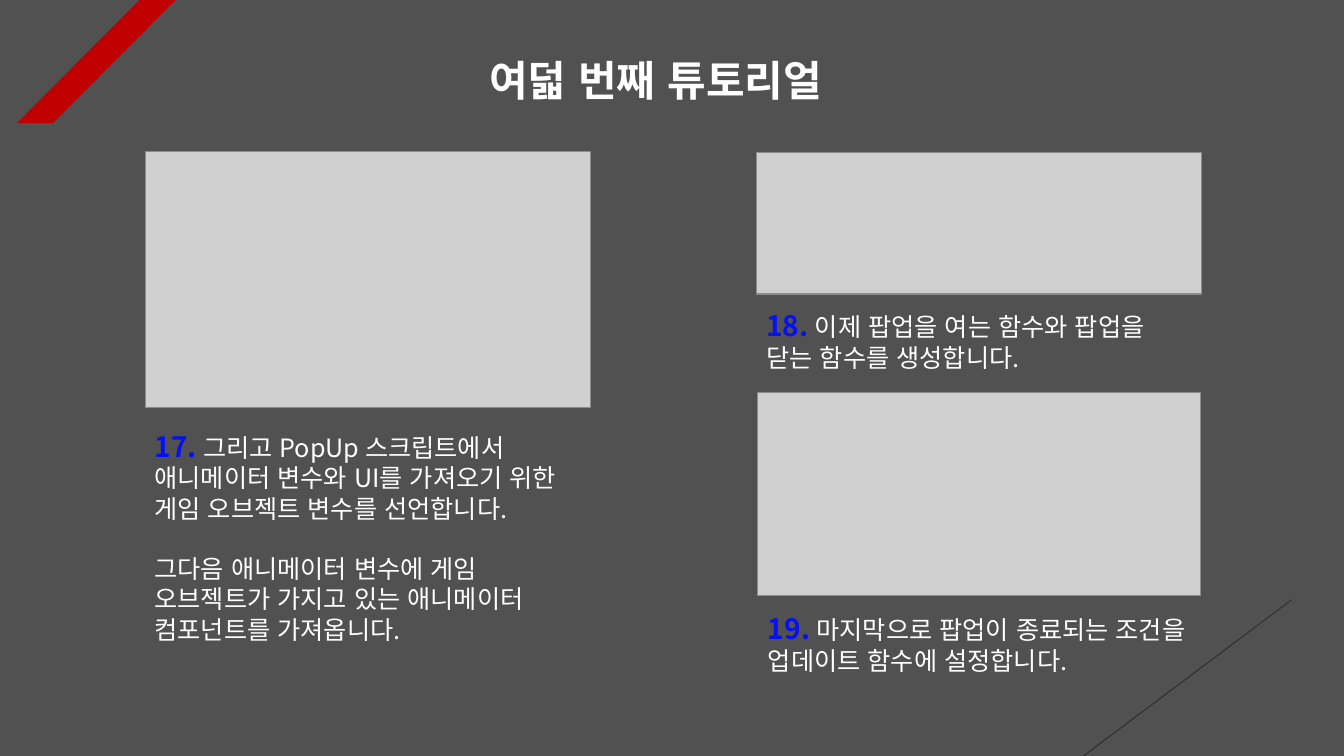
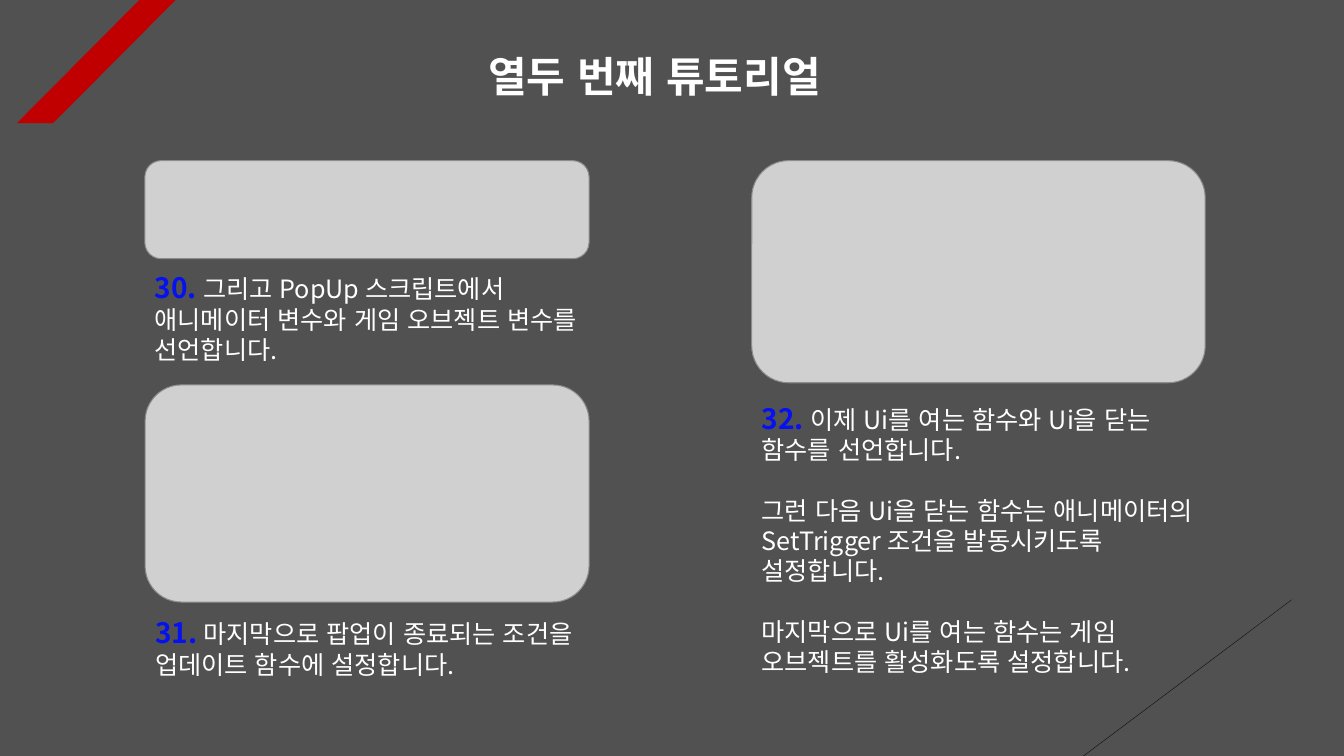
Before and after one commit to Unity2033/3D-UnityEngine, a slide deck: slide 12 of Assets/Class/Animation Clip/PPT Data/Animation Clip Example.pptx (slide 8 before the commit). Drawn at 1344x756 pixels with LibreOffice and Linux fonts; fonts in the diff are those of the drawing; grey boxes stand for pictures. Boxes give left, top, right and bottom in pixels: in the first picture for what was removed or moved away, otherwise in the second. Text is boxed around its words. In the diff, an @@ line names an element or a change of style, - is before the commit and + after.

```diff
--- a/Assets/Class/Animation Clip/PPT Data/Animation Clip Example.pptx
+++ b/Assets/Class/Animation Clip/PPT Data/Animation Clip Example.pptx
@@ text at <box>488,57,820,96</box>: text changed @@
-여덟 번째 튜토리얼
+열두 번째 튜토리얼
@@ picture removed at <box>145,152,590,408</box> @@
@@ picture added at <box>145,160,590,258</box> @@
@@ picture: place and size @@
-picture at <box>757,152,1202,293</box>
+picture at <box>752,160,1206,382</box>
@@ text added at <box>155,277,577,361</box>, 18 pt, text #FFFFFF @@
+30. 그리고 PopUp 스크립트에서 애니메이터 변수와 게임 오브젝트 변수를 선언합니다.
@@ text removed at <box>766,315,1145,369</box> @@
-18. 이제 팝업을 여는 함수와 팝업을 닫는 함수를 생성합니다.
@@ picture added at <box>145,385,589,602</box> @@
@@ picture removed at <box>758,392,1201,596</box> @@
@@ text added at <box>762,408,1193,673</box>, 18 pt, text #FFFFFF @@
+32. 이제 Ui를 여는 함수와 Ui을 닫는 함수를 선언합니다.
+그런 다음 Ui을 닫는 함수는 애니메이터의 SetTrigger 조건을 발동시키도록 설정합니다.
+마지막으로 Ui를 여는 함수는 게임 오브젝트를 활성화도록 설정합니다.
@@ text removed at <box>155,436,556,641</box> @@
-17. 그리고 PopUp 스크립트에서 애니메이터 변수와 UI를 가져오기 위한 게임 오브젝트 변수를 선언합니다.
-그다음 애니메이터 변수에 게임 오브젝트가 가지고 있는 애니메이터 컴포넌트를 가져옵니다.
@@ text at <box>155,622,573,676</box>: text changed @@
-19. 마지막으로 팝업이 종료되는 조건을 업데이트 함수에 설정합니다.
+31. 마지막으로 팝업이 종료되는 조건을 업데이트 함수에 설정합니다.
```
Also in this commit, not shown: 11 other slides changed, 4 slides added, 30 other files.
